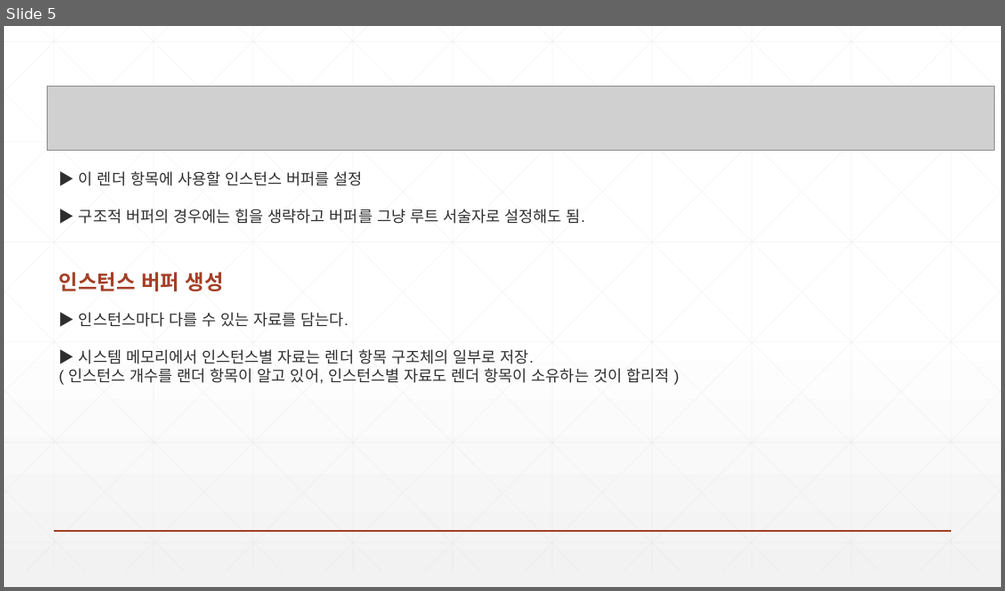
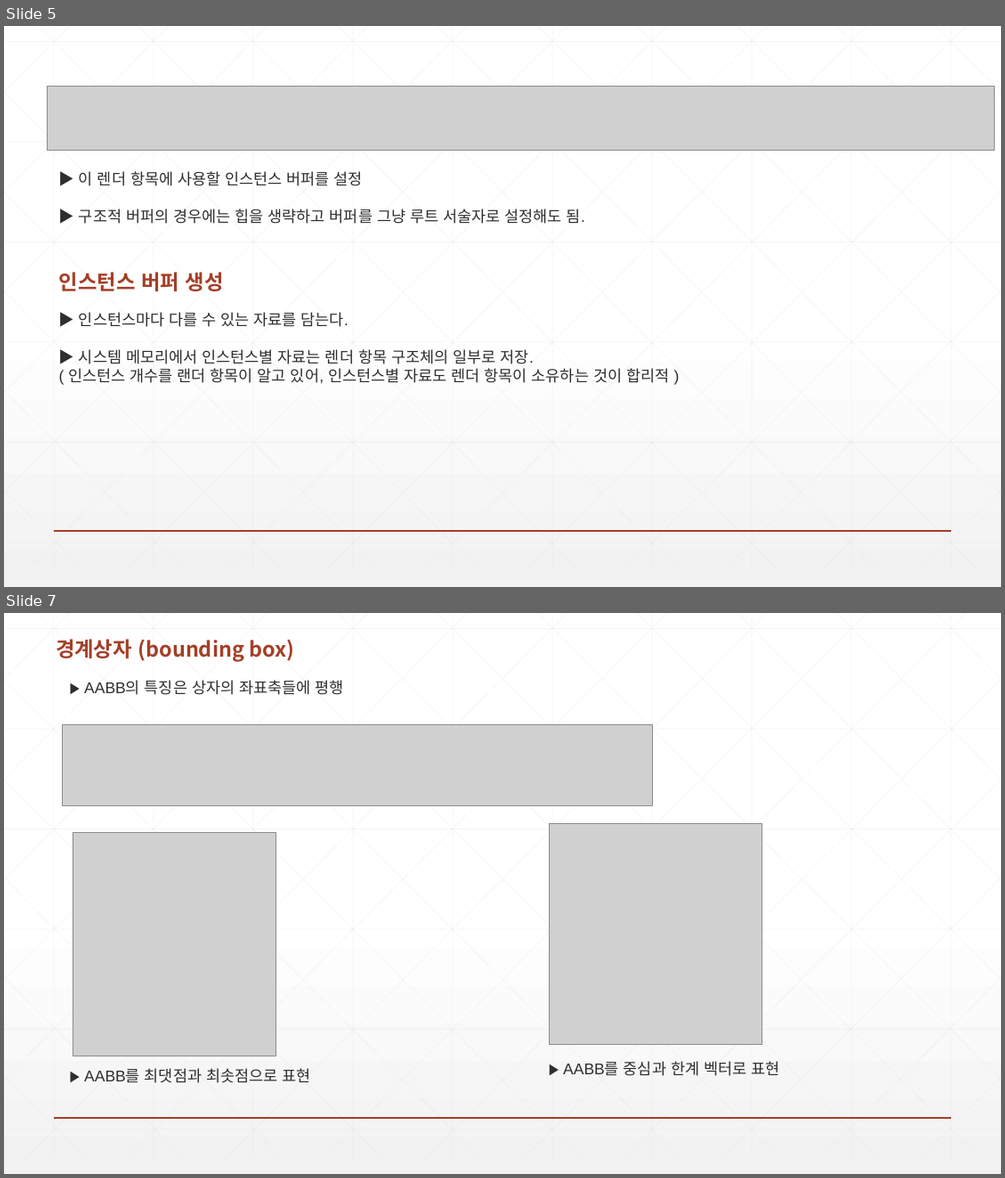
Before and after one commit to earthboom/CodingStudy, a slide deck: Common/Chapter16 InstancingAndCulling.pptx. Shown one above the other, each under a label of ours: slide 5 before the commit, slides 5 and 7 after it; the slides between them are not shown. The pictures are 1005x591 and 1005x1178 pixels, drawn with LibreOffice and Linux fonts; fonts in the diff are those of the drawing; grey boxes stand for pictures. Boxes give left, top, right and bottom in pixels: in the first picture for what was removed or moved away, otherwise in the second. Text is boxed around its words. In the diff, an @@ line names an element or a change of style, - is before the commit and + after.

```diff
--- a/Common/Chapter16 InstancingAndCulling.pptx
+++ b/Common/Chapter16 InstancingAndCulling.pptx
@@ slide 7 added at <box>4,613,1001,1174</box>, background gradient #FFFFFF to #F2F2F2; not listed: 47 template elements that a slide beside it also shows @@
@@ title added at <box>56,639,294,662</box>, 20 pt, text #A43F27, bold @@
+경계상자 (bounding box)
@@ text added at <box>84,680,344,695</box>, 15 pt, text #2D2E2D @@
+▶ AABB의 특징은 상자의 좌표축들에 평행
@@ picture added at <box>63,724,653,805</box> @@
@@ picture added at <box>550,824,762,1045</box> @@
@@ picture added at <box>73,832,276,1055</box> @@
@@ text added at <box>563,1061,779,1076</box>, 15 pt, text #2D2E2D @@
+▶ AABB를 중심과 한계 벡터로 표현
@@ text added at <box>84,1068,310,1083</box>, 15 pt, text #2D2E2D @@
+▶ AABB를 최댓점과 최솟점으로 표현
```
Also in this commit, not shown: 3 other slides added, 8 slides removed, 12 other files.
